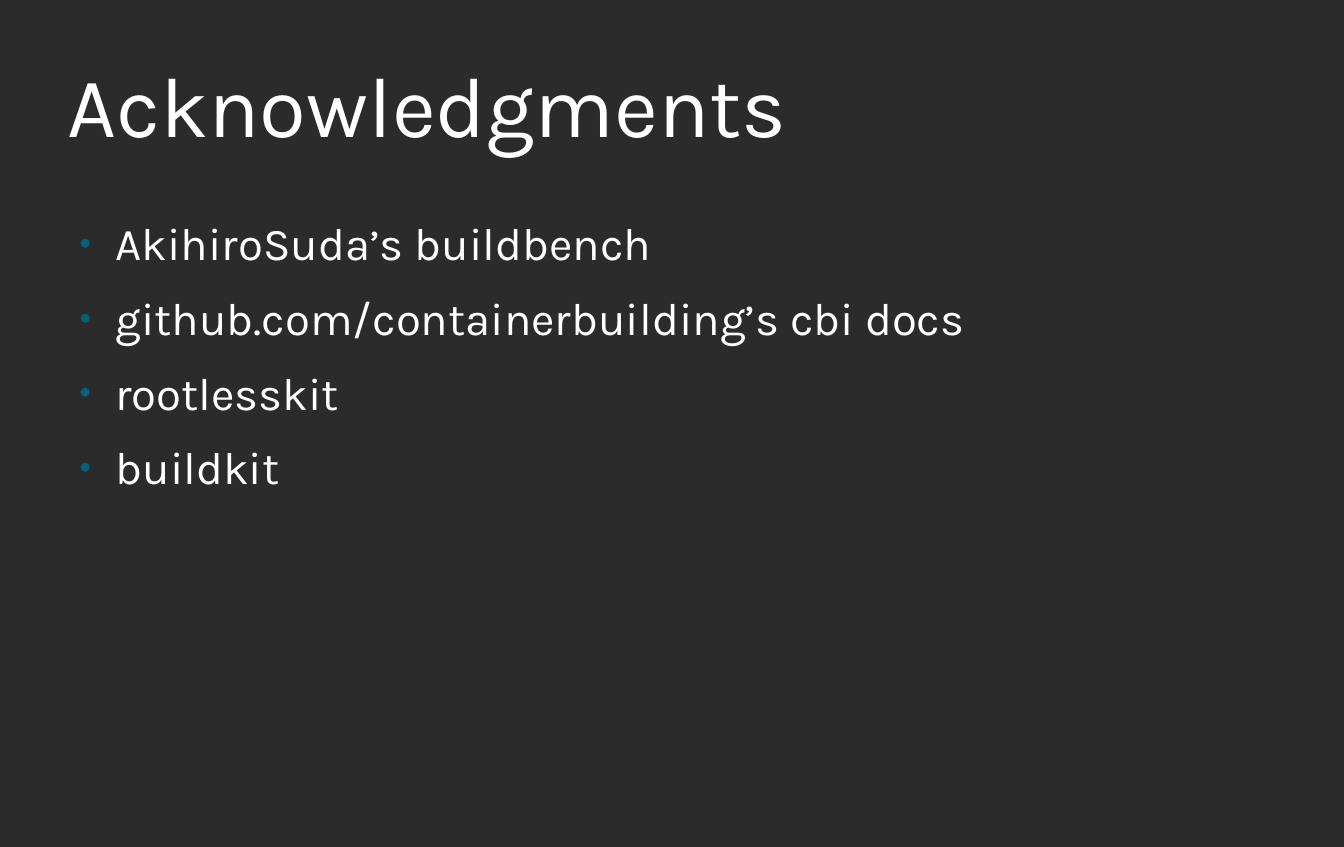
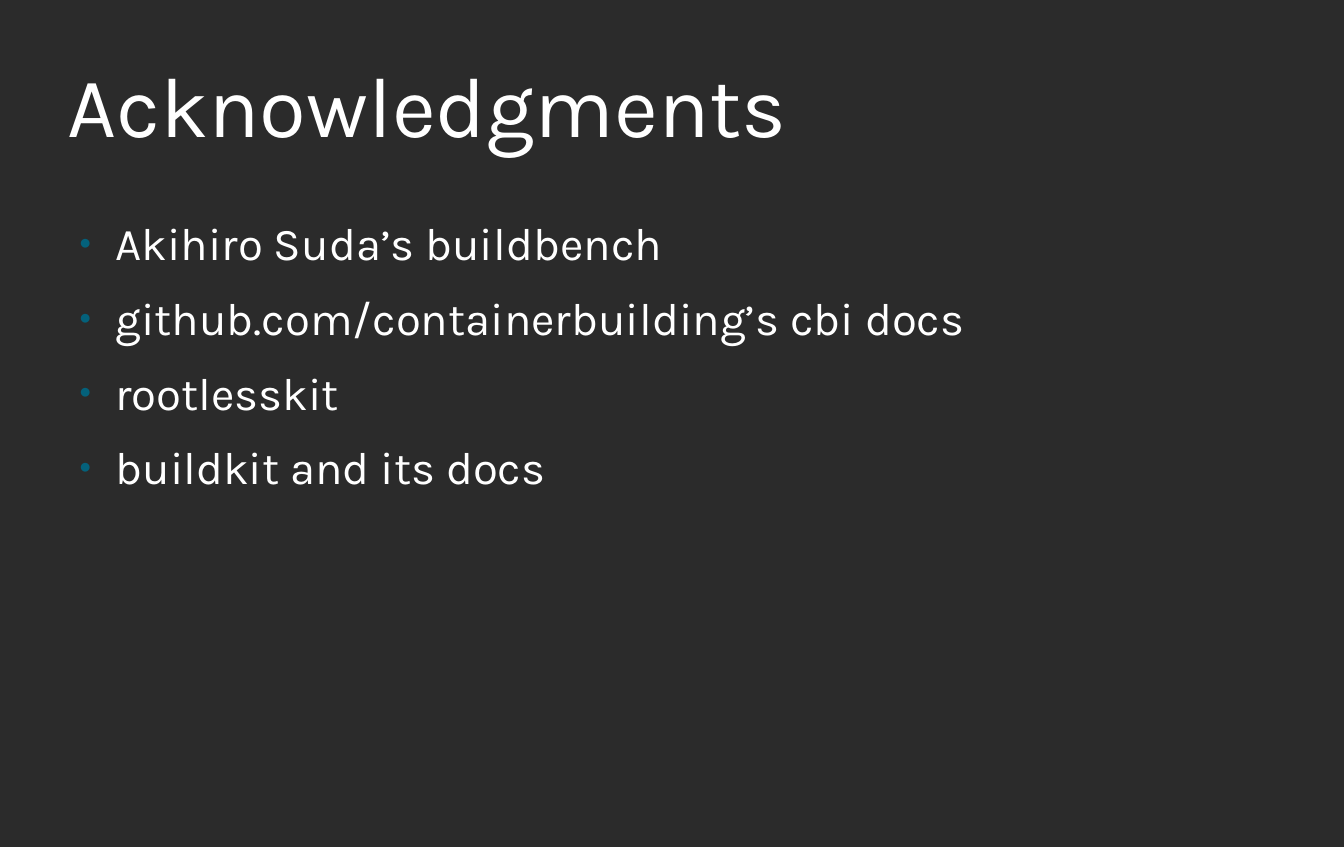
Before and after one commit to nalind/devconf.us-2018, a slide deck: slide 33 of images.odp. Drawn at 1344x847 pixels with LibreOffice and Linux fonts; fonts in the diff are those of the drawing; background and template pictures are left out; a plain dark background stands for a picture behind light text. Boxes give left, top, right and bottom in pixels: in the first picture for what was removed or moved away, otherwise in the second. Text is boxed around its words. In the diff, an @@ line names an element or a change of style, - is before the commit and + after.

```diff
--- a/images.odp
+++ b/images.odp
@@ text at (x1=115, y1=228, x2=662, y2=261): spaces changed @@
-● AkihiroSuda’s buildbench
+● Akihiro Suda’s buildbench
@@ text at (x1=115, y1=452, x2=545, y2=485): text changed @@
-● buildkit
+● buildkit and its docs
```
Also in this commit, not shown: 16 other slides changed.
